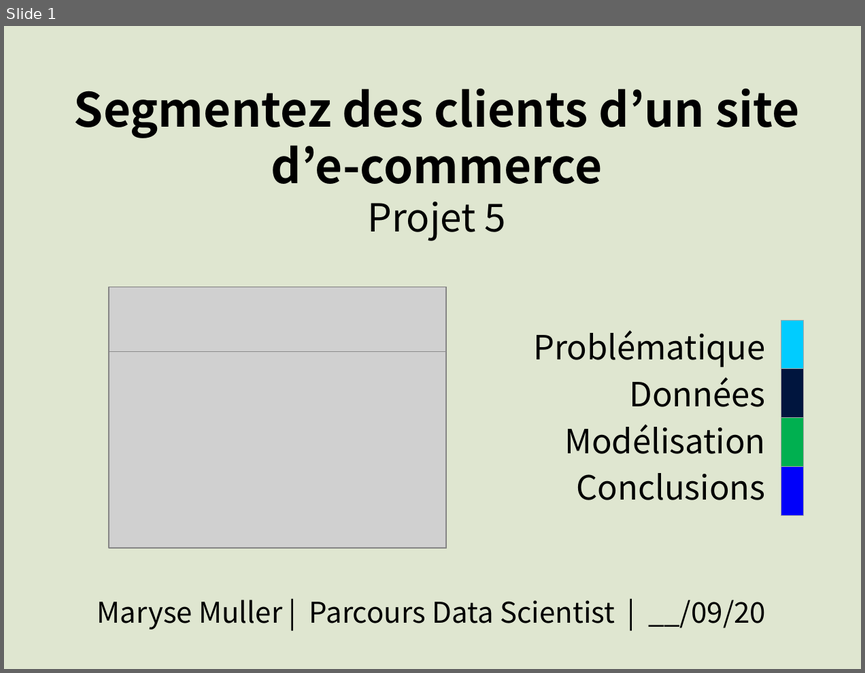
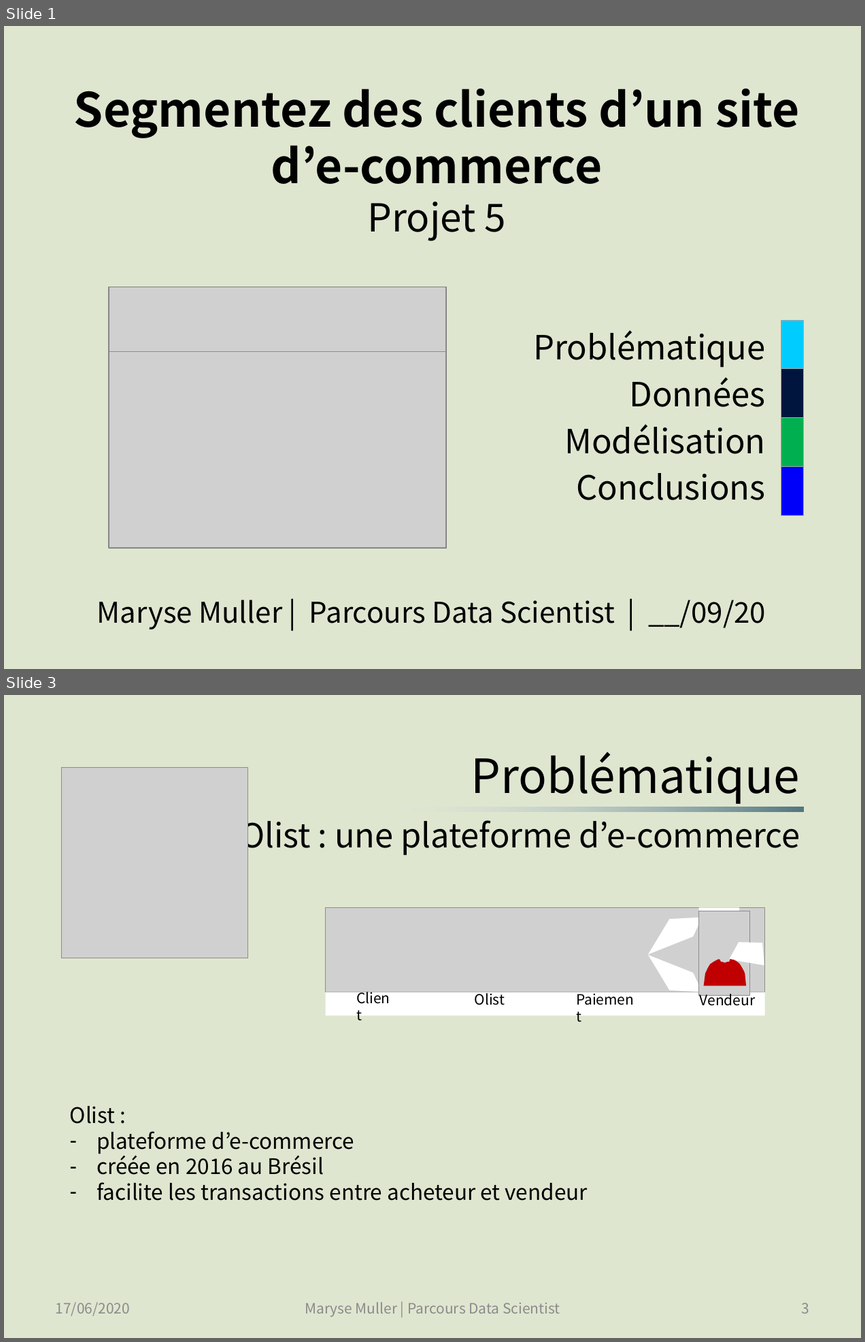
Before and after one commit to SmellyArmure/OC_DS_Project5, a slide deck: PRESENTATION/Projet5.pptx. Shown one above the other, each under a label of ours: slide 1 before the commit, slides 1 and 3 after it; the slides between them are not shown. The pictures are 865x673 and 865x1342 pixels, drawn with LibreOffice and Linux fonts; fonts in the diff are those of the drawing; grey boxes stand for pictures. Boxes give left, top, right and bottom in pixels: in the first picture for what was removed or moved away, otherwise in the second. Text is boxed around its words. In the diff, an @@ line names an element or a change of style, - is before the commit and + after.

```diff
--- a/PRESENTATION/Projet5.pptx
+++ b/PRESENTATION/Projet5.pptx
@@ slide 3 added at bbox=[4, 695, 861, 1338], background #DFE6D0 @@
@@ title added at bbox=[240, 752, 800, 855], 27.9 pt, text #000000 @@
+Problématique
+Olist : une plateforme d’e-commerce
@@ picture added at bbox=[61, 768, 248, 958] @@
@@ rectangle added at bbox=[362, 807, 804, 811], fill gradient #537680 to #E6EDF0 @@
@@ group added at bbox=[325, 907, 765, 1015]: 4 freeform shapes, 4 texts, 3 rectangles, 2 pictures @@
+Client
+Olist
+Paiement
+Vendeur
@@ text added at bbox=[70, 1106, 587, 1200], 18 pt, text #000000 @@
+Olist :
+– plateforme d’e-commerce
+– créée en 2016 au Brésil
+– facilite les transactions entre acheteur et vendeur
@@ text added at bbox=[56, 1302, 130, 1316], 12 pt, text #8C8C8C @@
+17/06/2020
@@ text added at bbox=[305, 1302, 560, 1317], 12 pt, text #8C8C8C @@
+Maryse Muller | Parcours Data Scientist
@@ page number added at bbox=[802, 1302, 810, 1313], 12 pt, text #8C8C8C @@
+3
```
Also in this commit, not shown: 4 slides changed, 13 other slides added, 1 other file.
